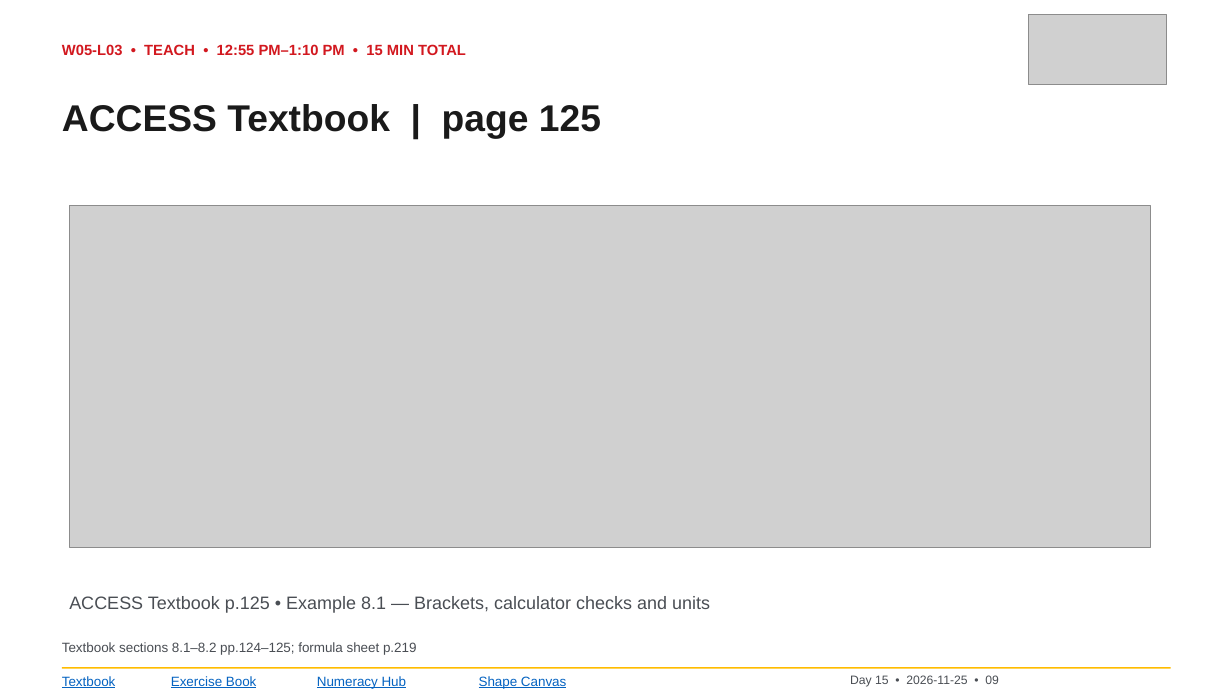
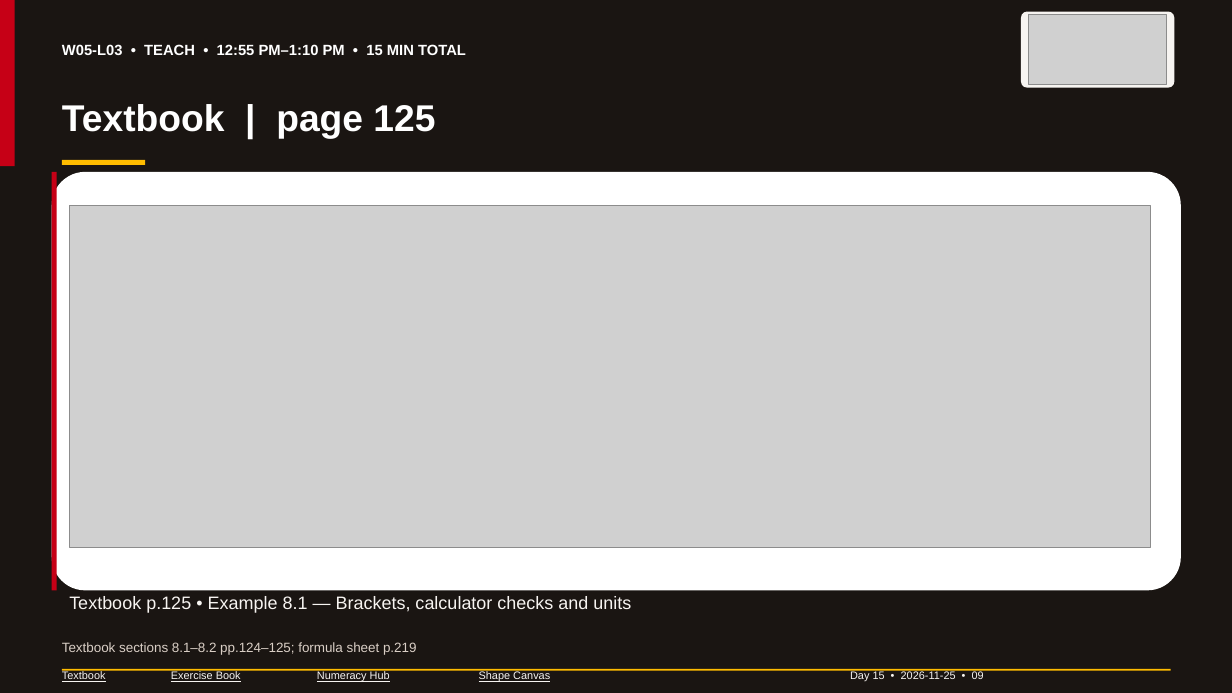
Before and after one commit to GOSTROGIS/access-trades-numeracy, a slide deck: slide 9 of carpentry/intake-141/PowerPoint/Day-15_2026-11-25_Week-5.pptx. Drawn at 1232x693 pixels with LibreOffice and Linux fonts; fonts in the diff are those of the drawing; grey boxes stand for pictures. Boxes give left, top, right and bottom in pixels: in the first picture for what was removed or moved away, otherwise in the second. Text is boxed around its words. In the diff, an @@ line names an element or a change of style, - is before the commit and + after.

```diff
--- a/carpentry/intake-141/PowerPoint/Day-15_2026-11-25_Week-5.pptx
+++ b/carpentry/intake-141/PowerPoint/Day-15_2026-11-25_Week-5.pptx
@@ background #FFFFFF to #1A1512 @@
@@ rectangle added at (0, 0, 1232, 166), fill #1A1512 @@
@@ rectangle added at (0, 0, 15, 166), fill #C60016 @@
@@ rounded rectangle added at (1021, 11, 1175, 87), fill #F7F4F1 @@
@@ text "W05-L03 • TEACH • 12:55 ..." at (62, 44, 466, 55): text colour #D2181F to #FFFFFF @@
@@ text at (62, 104, 435, 139): text changed; text colour #1A1A1A to #FFFFFF @@
-ACCESS Textbook | page 125
+Textbook | page 125
@@ rounded rectangle added at (52, 172, 1181, 591), fill #FFFFFF @@
@@ rectangle added at (52, 172, 57, 591), fill #C60016 @@
@@ rectangle added at (62, 160, 145, 165), fill #FFBC00 @@
@@ text at (69, 596, 631, 613): text changed; text colour #4A4E54 to #F7F4F1 @@
-ACCESS Textbook p.125 • Example 8.1 — Brackets, calculator checks and units
+Textbook p.125 • Example 8.1 — Brackets, calculator checks and units
@@ text "Textbook sections 8.1–8.2 pp.124–125; formula ..." at (62, 642, 416, 655): text colour #4A4E54 to #D9CEC5 @@
@@ size 10.5 to 8.5 pt, text colour #0563C1 to #F7F4F1 in 4 elements at (62, 671, 106, 682), (171, 671, 241, 682), (317, 671, 390, 682), (479, 671, 550, 682) @@
@@ text "Day 15 • 2026-11-25 • ..." at (850, 671, 984, 681): size 9.5 to 8.5 pt, text colour #4A4E54 to #F7F4F1 @@
```
Also in this commit, not shown: 43 other slides changed, 51 other files.
